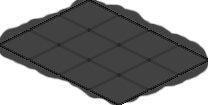
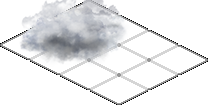
Two versions of the same layered image (208 × 105). Layer-by-layer changes:
added layer "wsymbol_0003_white_cloud" above "Слой 1" over 16, 0, 133, 76
renamed "Слой 0" to "Слой 1", painted on it over 0, 0, 208, 105
